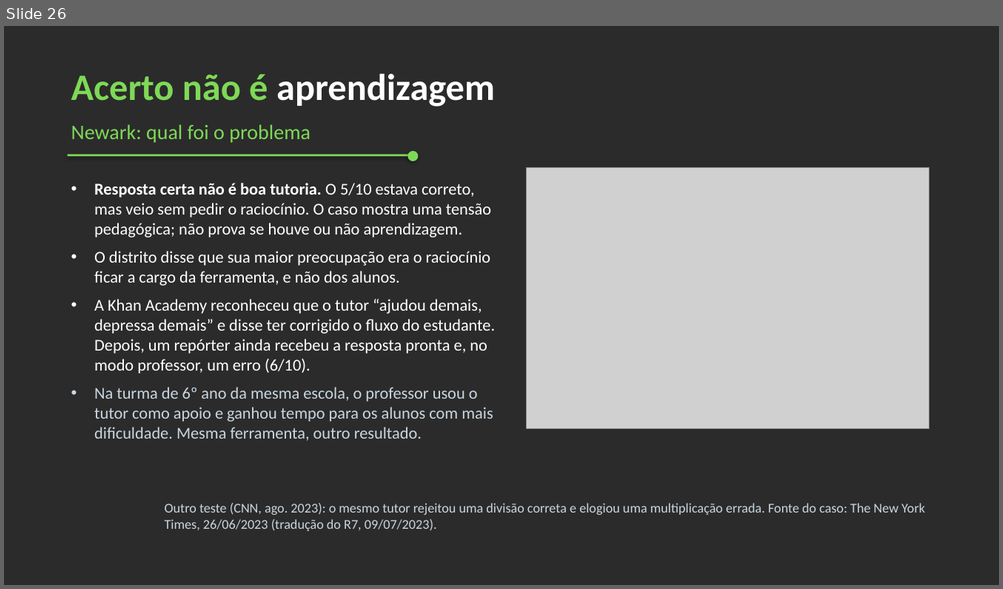
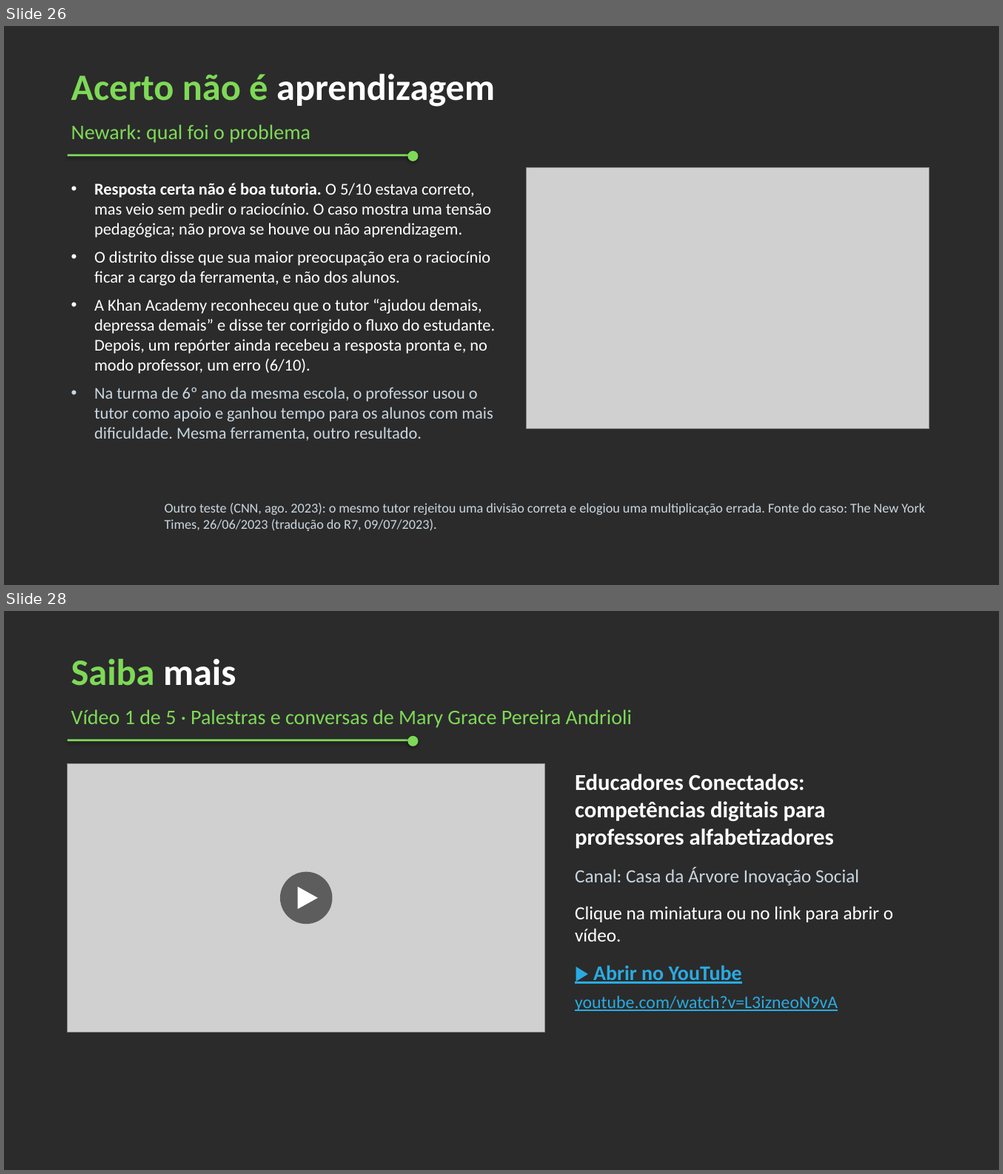
Before and after one commit to maryandrioli/iagestao, a slide deck: apoio/fundamentos/slides_fundamentos.pptx. Shown one above the other, each under a label of ours: slide 26 before the commit, slides 26 and 28 after it; the slides between them are not shown. The pictures are 1003x589 and 1003x1174 pixels, drawn with LibreOffice and Linux fonts; fonts in the diff are those of the drawing; grey boxes stand for pictures; background and template pictures are left out; a plain dark background stands for a picture behind light text. Boxes give left, top, right and bottom in pixels: in the first picture for what was removed or moved away, otherwise in the second. Text is boxed around its words. In the diff, an @@ line names an element or a change of style, - is before the commit and + after.

```diff
--- a/apoio/fundamentos/slides_fundamentos.pptx
+++ b/apoio/fundamentos/slides_fundamentos.pptx
@@ slide 28 added at <box>4,611,999,1170</box>, background picture (left out) @@
@@ text added at <box>71,658,236,686</box>, 36 pt, text #7ED957, bold @@
+Saiba mais
@@ text added at <box>71,709,632,728</box>, 20 pt, text #7ED957 @@
+Vídeo 1 de 5 · Palestras e conversas de Mary Grace Pereira Andrioli
@@ rectangle added at <box>68,739,410,741</box>, fill #7ED957 @@
@@ ellipse added at <box>407,736,418,747</box>, fill #7ED957 @@
@@ picture added at <box>68,764,545,1033</box> @@
@@ text added at <box>575,774,893,1011</box>, 18 pt, text #FFFFFF @@
+Educadores Conectados: competências digitais para professores alfabetizadores
+Canal: Casa da Árvore Inovação Social
+Clique na miniatura ou no link para abrir o vídeo.
+▶ Abrir no YouTube
+youtube.com/watch?v=L3izneoN9vA
@@ ellipse added at <box>280,872,333,924</box>, fill #000000 at 55% opacity @@
@@ triangle added at <box>298,887,318,909</box>, fill #FFFFFF @@
```
Also in this commit, not shown: 5 slides changed, 4 other slides added, 14 other files.
